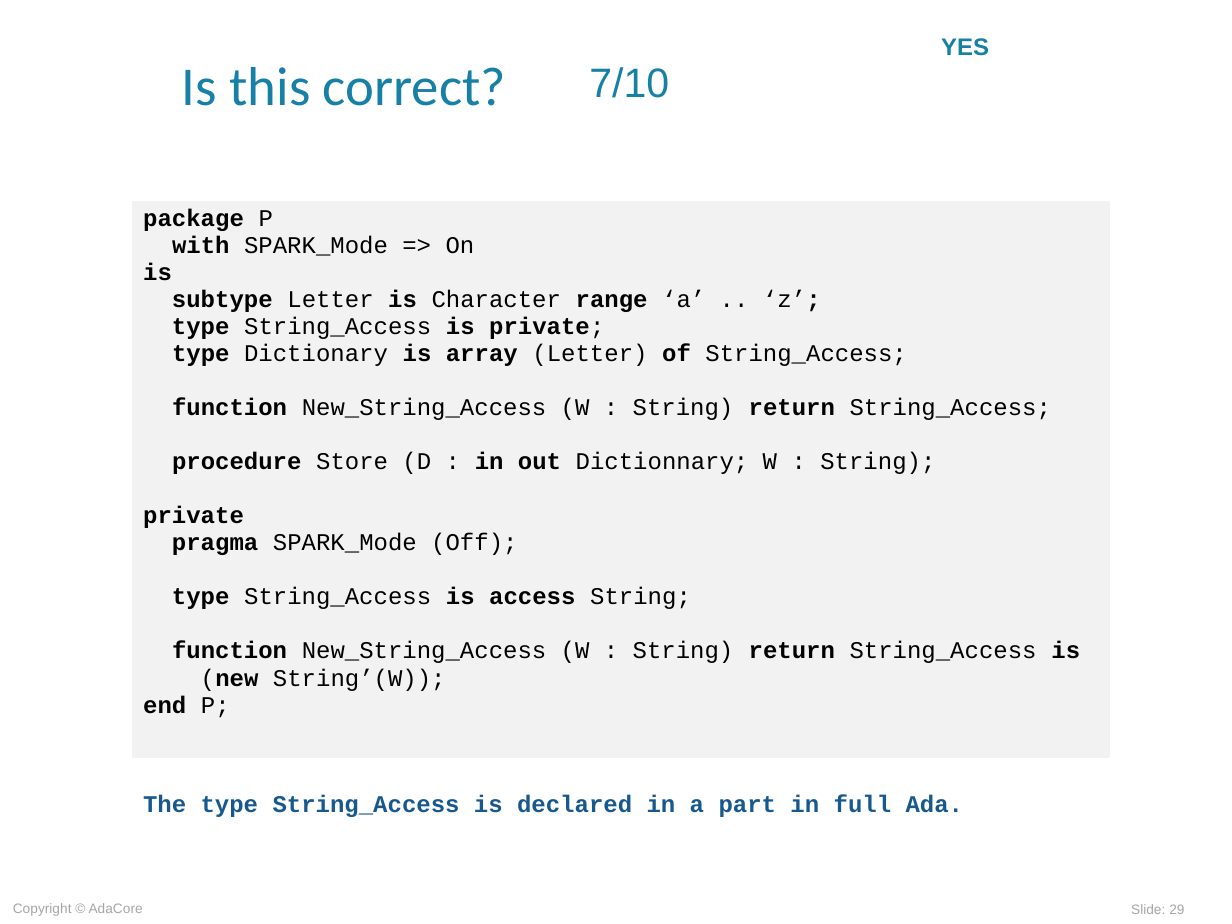
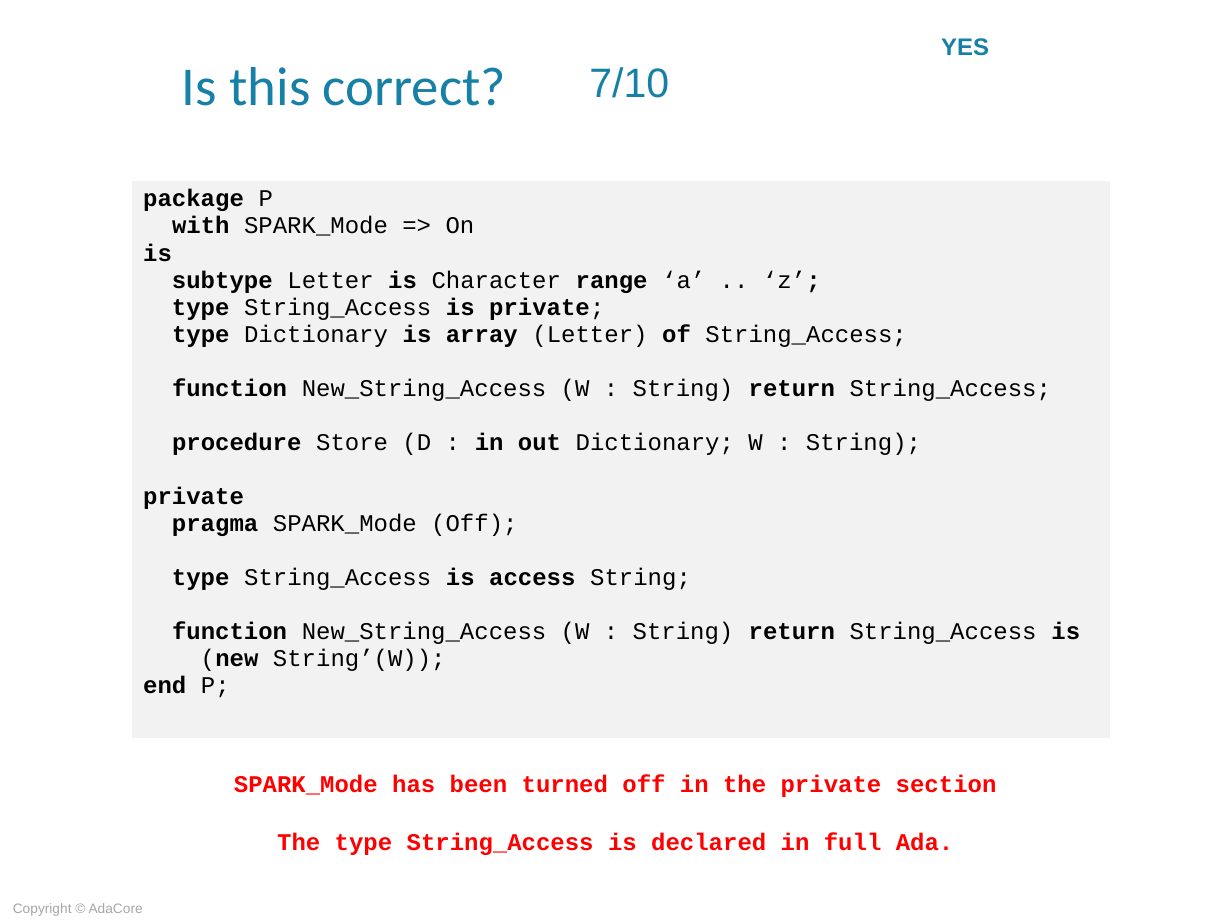
Before and after one commit to AdaCoreU/Courses, a slide deck: slide 29 of lectures/06_SPARK_2014/01_Overview/Slides/01_Overview.ppt. Drawn at 1232x924 pixels with LibreOffice and Linux fonts; fonts in the diff are those of the drawing; background and template pictures are left out. Boxes give left, top, right and bottom in pixels: in the first picture for what was removed or moved away, otherwise in the second. Text is boxed around its words. In the diff, an @@ line names an element or a change of style, - is before the commit and + after.

```diff
--- a/lectures/06_SPARK_2014/01_Overview/Slides/01_Overview.ppt
+++ b/lectures/06_SPARK_2014/01_Overview/Slides/01_Overview.ppt
@@ table at <box>131,181,1110,739</box> @@
-row 1, column 1: package P / with SPARK_Mode => On / is / subtype Letter is Character range ‘a’ .. ‘z’; / type String_Access is private; / type Dictionary is array (Letter) of String_Access; / function New_String_Access (W : String) return String_Access; / procedure Store (D : in out Dictionnary; W : String); / private / pragma SPARK_Mode (Off); / type String_Access is access String; / function New_String_Access (W : String) return String_Access is / (new String’(W)); / end P;
+row 1, column 1: package P / with SPARK_Mode => On / is / subtype Letter is Character range ‘a’ .. ‘z’; / type String_Access is private; / type Dictionary is array (Letter) of String_Access; / function New_String_Access (W : String) return String_Access; / procedure Store (D : in out Dictionary; W : String); / private / pragma SPARK_Mode (Off); / type String_Access is access String; / function New_String_Access (W : String) return String_Access is / (new String’(W)); / end P;
@@ table: place and size @@
-table at <box>131,200,1110,758</box>
+table at <box>131,181,1110,739</box>
@@ text at <box>234,775,997,855</box>: text changed; text colour #17598F to #FF0000 @@
-The type String_Access is declared in a part in full Ada.
+SPARK_Mode has been turned off in the private section
+The type String_Access is declared in full Ada.
@@ page number removed at <box>1131,904,1184,914</box> @@
-Slide: 29
```
Also in this commit, not shown: 33 other slides changed, 2 slides added, 2 slides removed, 1 other file.
